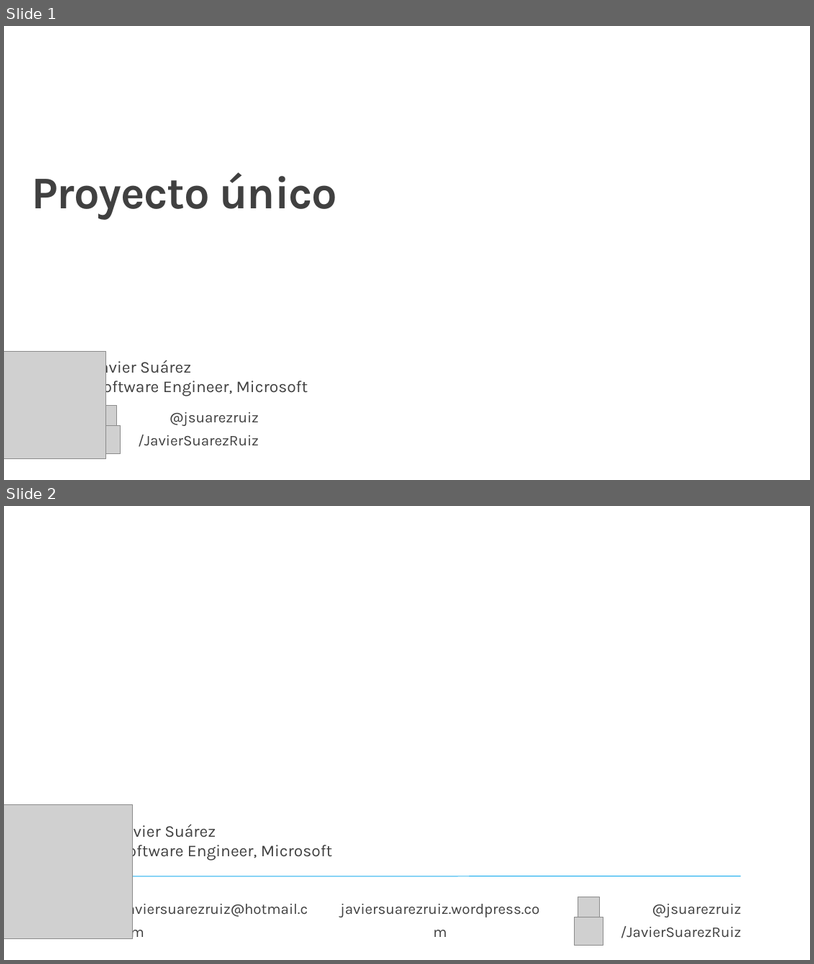
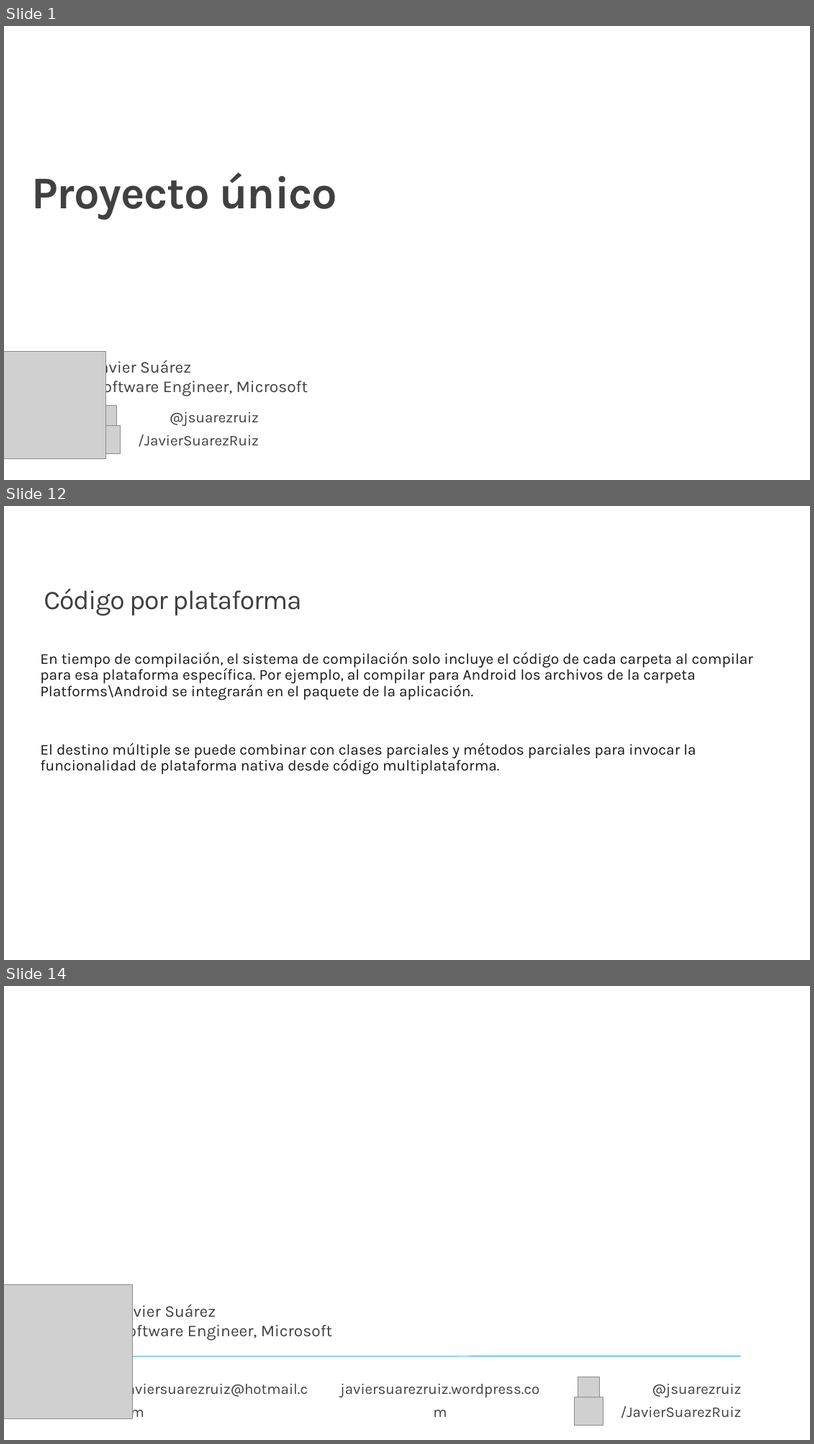
Before and after one commit to jsuarezruiz/taller-dotnet-maui, a slide deck: Bloque 3 - Creación de primera App/Taller10 - Proyecto único.pptx. Shown one above the other, each under a label of ours: slides 1 and 2 before the commit, slides 1, 12 and 14 after it; the slides between them are not shown. The pictures are 814x964 and 814x1444 pixels, drawn with LibreOffice and Linux fonts; fonts in the diff are those of the drawing; grey boxes stand for pictures; background and template pictures are left out. Boxes give left, top, right and bottom in pixels: in the first picture for what was removed or moved away, otherwise in the second. Text is boxed around its words. In the diff, an @@ line names an element or a change of style, - is before the commit and + after.

```diff
--- a/Bloque 3 - Creación de primera App/Taller10 - Proyecto único.pptx
+++ b/Bloque 3 - Creación de primera App/Taller10 - Proyecto único.pptx
@@ slide 12 added at (4,506,810,960), background #FFFFFF @@
@@ title added at (44,588,301,615), 32 pt, text #404040 @@
+Código por plataforma
@@ text added at (40,652,754,774), 18 pt, text #171717 @@
+En tiempo de compilación, el sistema de compilación solo incluye el código de cada carpeta al compilar para esa plataforma específica. Por ejemplo, al compilar para Android los archivos de la carpeta Platforms\Android se integrarán en el paquete de la aplicación.
+El destino múltiple se puede combinar con clases parciales y métodos parciales para invocar la funcionalidad de plataforma nativa desde código multiplataforma.
@@ what was slide 2 is now slide 14 @@
```
Also in this commit, not shown: 11 other slides added.
